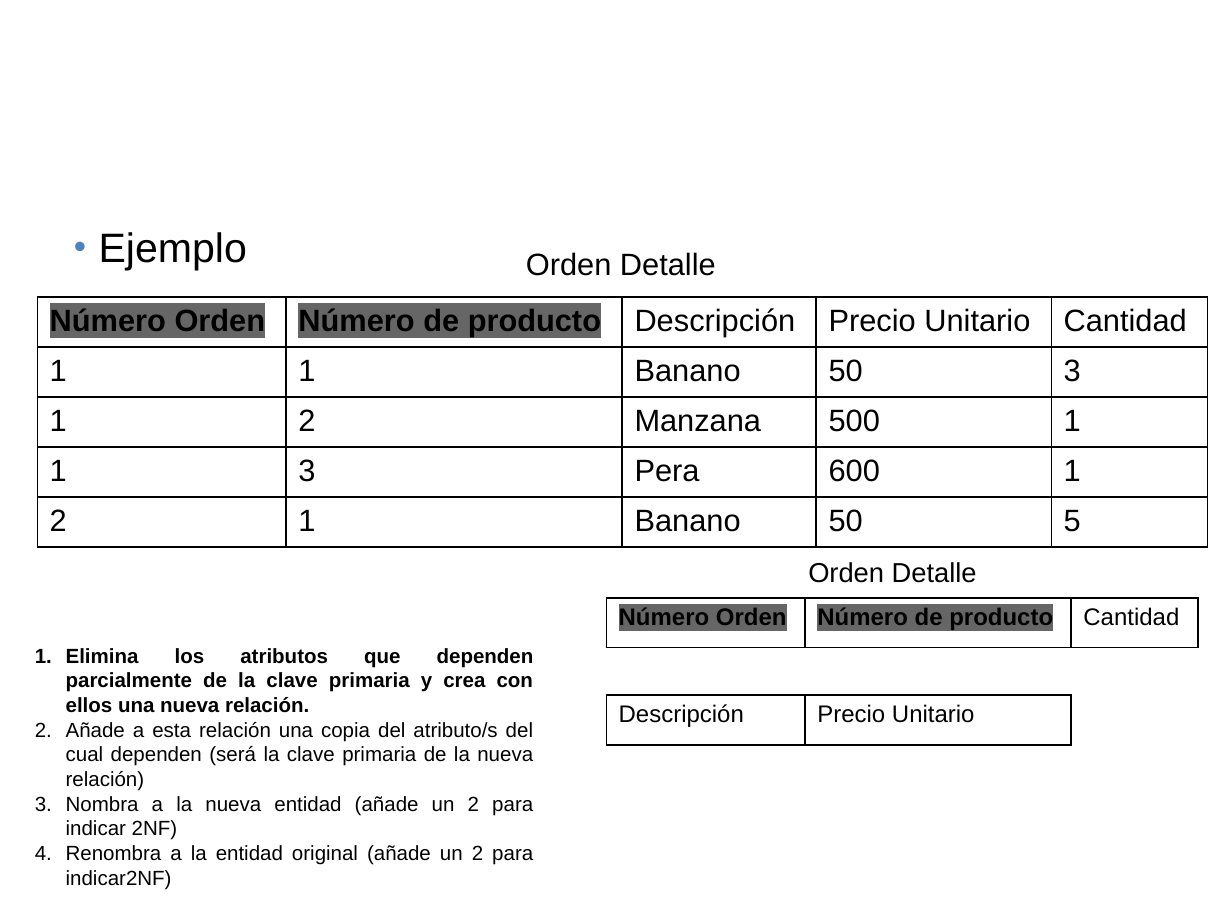
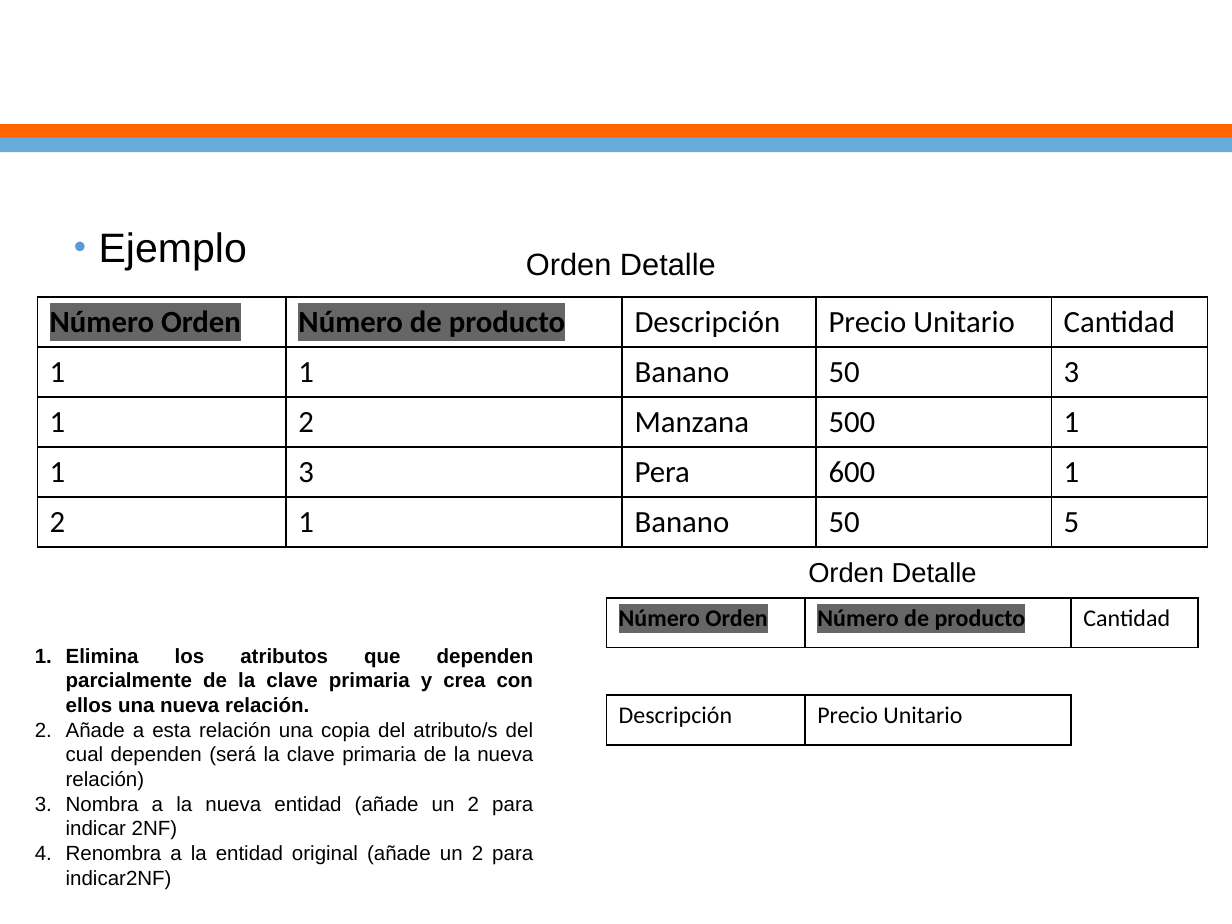
Before and after one commit to ejimenezdelgado/aplica_db_miercoles_2_2019, a slide deck: slide 34 of Clase 1/Clase1.pptx (slide 33 before the commit). Drawn at 1232x924 pixels with LibreOffice and Linux fonts; fonts in the diff are those of the drawing; background and template pictures are left out. Boxes give left, top, right and bottom in pixels: in the first picture for what was removed or moved away, otherwise in the second. Text is boxed around its words. In the diff, an @@ line names an element or a change of style, - is before the commit and + after.

```diff
--- a/Clase 1/Clase1.pptx
+++ b/Clase 1/Clase1.pptx
@@ rectangle added at [0,124,1232,139], fill #FF6600 @@
@@ rectangle added at [0,138,1232,153], fill #65ACDD @@
@@ text "Ejemplo" at [99,232,247,271]: bullet colour #4F81BD to #5B9BD5 @@
@@ table at [37,297,1207,547] @@
@@ font Arial to Calibri @@
@@ table at [606,598,1198,648] @@
@@ font Arial to Calibri @@
@@ table at [606,695,1071,745] @@
@@ font Arial to Calibri @@
```
Also in this commit, not shown: 42 other slides changed, 1 slide added, 1 other file.
